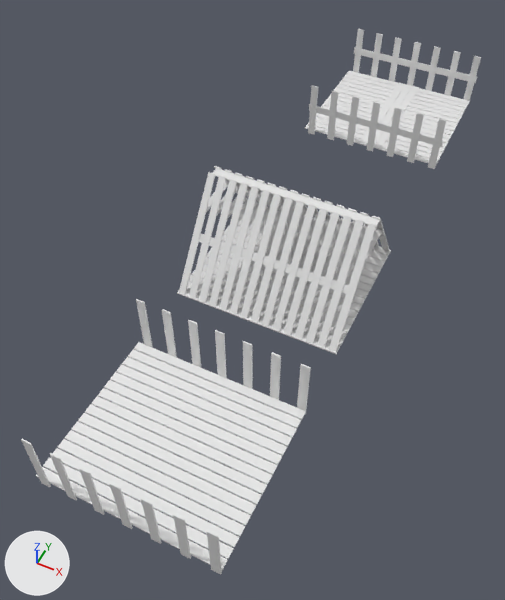
An edit to the FBX model Assets/3D/Ukryte Przejscie/Układ desek 3.fbx, drawn before and after from the same camera.
Before and after are seen from a 50 mm camera at (45.5, -110.5, 123.8) aimed at (-5.0, -9.6, -2.3). The lights are fixed; the arrows at lower left show +X, +Y and +Z. The first picture is the older version.

Names of what the first picture shows: 'Układ 1', 'Układ 2', 'Układ 3'.
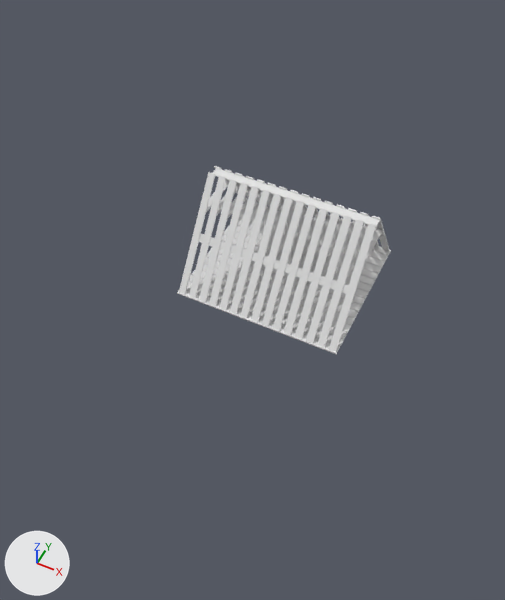
Diff of the bpy script that builds the scene:
```diff
--- a/Assets/3D/Ukryte Przejscie/Układ desek 3.fbx.py
+++ b/Assets/3D/Ukryte Przejscie/Układ desek 3.fbx.py
@@ ob_układ_1 @@
-ob_układ_1 = bpy.data.objects.new('Układ 1', me_cube_011)
-ob_układ_1.location = (0.0, 75.2, 4.1)
@@ ob_układ_2 @@
-ob_układ_2 = bpy.data.objects.new('Układ 2', me_cube_014)
-ob_układ_2.location = (-0.1, -53.1, 4.2)
```

Pixel boxes [x1, y1, x2, y2] of what changed, in the pictures (505 x 600 px):
'Układ 2', deleted: before [21, 299, 311, 575]
'Układ 1', deleted: before [305, 29, 481, 169]
